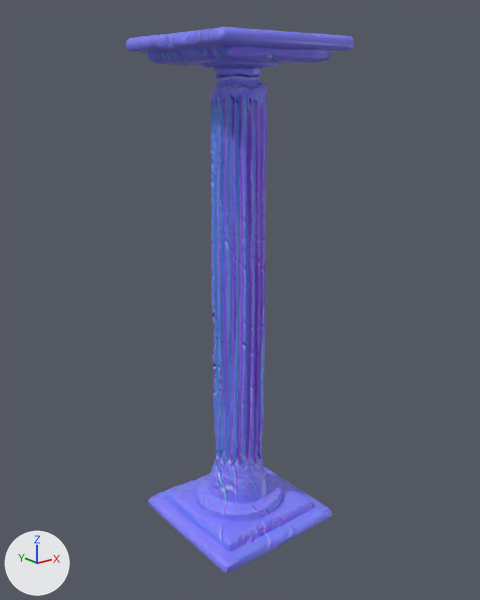
What one commit did to the glTF model public/assets/models/old_ruined_column.glb.
Camera for both pictures: a 50 mm camera at (-0.457, -0.574, 0.514) aimed at (0.002, -0.001, 0.285). Arrows for +X, +Y and +Z are at lower left; the lights stay in place. The older version comes first. Where no turn or scale is listed for an object, it has been applied to the vertices.

Before the edit, the objects in view are built like this:
```python
mat_defaultmat = bpy.data.materials.new('defaultMat')
mat_defaultmat.use_nodes = True; mat_defaultmat.node_tree.nodes.clear()
_N = mat_defaultmat.node_tree.nodes; _L = mat_defaultmat.node_tree.links
n0 = _N.new('ShaderNodeBsdfPrincipled'); n0.name = 'Principled BSDF'
n0.inputs[2].default_value = 0.4  # 'Roughness'
n1 = _N.new('ShaderNodeOutputMaterial'); n1.name = 'Material Output'
n2 = _N.new('ShaderNodeTexImage'); n2.name = 'Image Texture'
n2.image = img_image_0
n3 = _N.new('ShaderNodeNormalMap'); n3.name = 'Normal Map'
n3.uv_map = 'UVMap'
n4 = _N.new('ShaderNodeTexImage'); n4.name = 'Image Texture.001'
n4.image = img_image_1
_L.new(n0.outputs[0], n1.inputs[0])  # 'BSDF' to 'Surface'
_L.new(n2.outputs[0], n0.inputs[0])  # 'Color' to 'Base Color'
_L.new(n3.outputs[0], n0.inputs[5])  # 'Normal' to 'Normal'
_L.new(n4.outputs[0], n3.inputs[1])  # 'Color' to 'Color'
me_object_0 = bpy.data.meshes.new('Object_0')
me_object_0.from_pydata(...)  # 2331 vertices, 4508 faces; spans x -0.086..0.086, y -0.086..0.086, z -0.284..0.284
me_object_0.materials.append(mat_defaultmat)
ob_object_2 = bpy.data.objects.new('Object_2', me_object_0)
ob_object_2.location = (0.0, 0.0, 0.284)
```
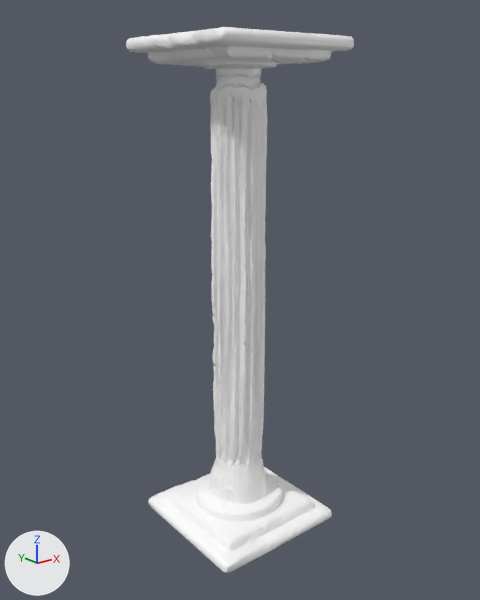
The change, as a list of edits to the scene's bpy script:
```text
Change img_image_0:
    img_image_0: load_image('Image_0', '_unpacked/Image_0', 1024, 1024, 'sRGB') -> load_image('Image_0', '_unpacked/Image_0', 1024, 1024, 'Non-Color')
Change mat_defaultmat:
    where n0 = _N.new('ShaderNodeBsdfPrincipled'); n0.name = 'Principled BSDF'
    add n0.inputs[0].default_value = (1.0, 1.0, 1.0, 1.0)  # 'Base Color', white #ffffff
    add n3 = _N.new('ShaderNodeNormalMap'); n3.name = 'Normal Map'
    add n3.uv_map = 'UVMap'
    remove n3 = _N.new('ShaderNodeNormalMap'); n3.name = 'Normal Map'
    remove n3.uv_map = 'UVMap'
    remove n4 = _N.new('ShaderNodeTexImage'); n4.name = 'Image Texture.001'
    remove n4.image = img_image_1
    where n2 = _N.new('ShaderNodeTexImage'); n2.name = 'Image Texture'
    remove _L.new(n2.outputs[0], n0.inputs[0])  # 'Color' to 'Base Color'
    remove _L.new(n4.outputs[0], n3.inputs[1])  # 'Color' to 'Color'
    add _L.new(n2.outputs[0], n3.inputs[1])  # 'Color' to 'Color'
```

Boxes [x1, y1, x2, y2] around the edits, measured in the pictures (480 x 600 px):
'Object_2', surface changed (blue to white)
    both: [126, 27, 354, 573]
